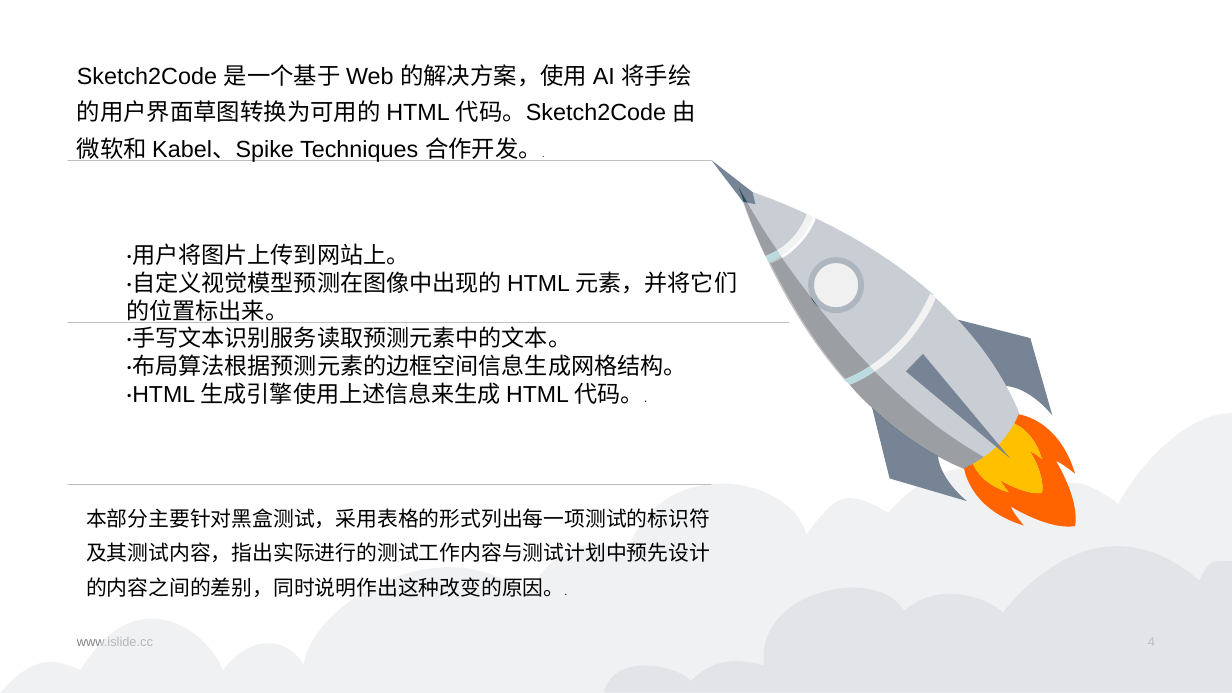
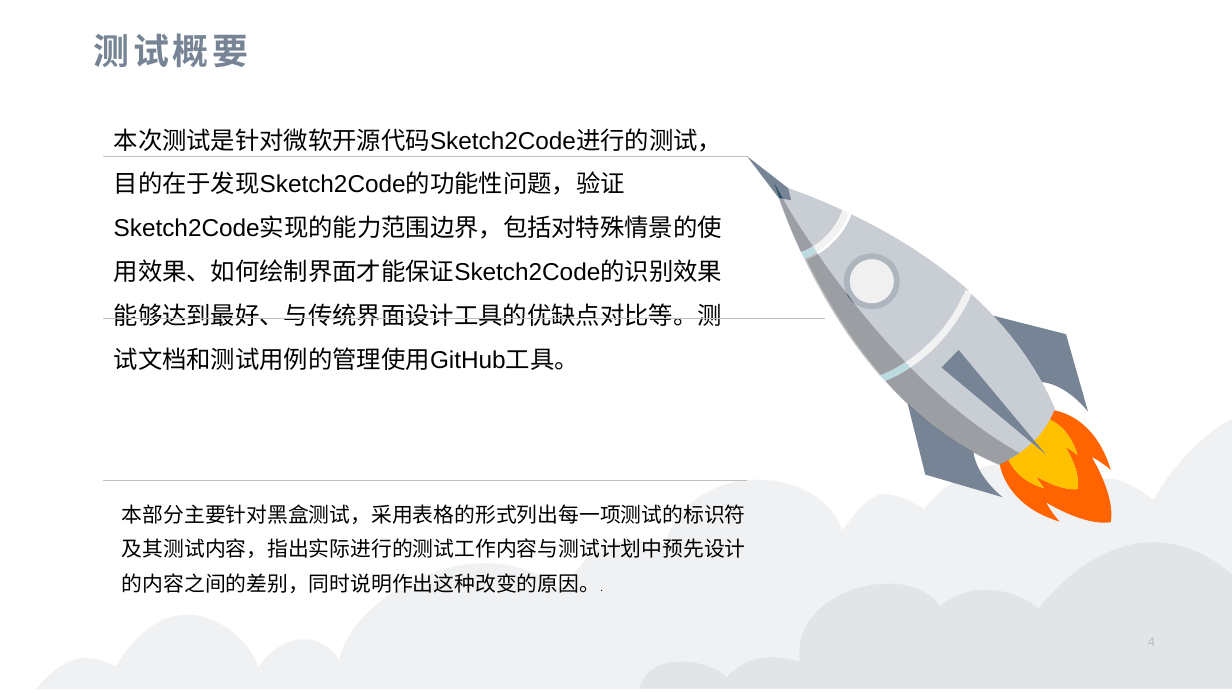
Before and after one commit to MSE-925/Sketch2codeTest, a slide deck: slide 4 of 现代软件工程最终(1).pptx. Drawn at 1232x693 pixels with LibreOffice and Linux fonts; fonts in the diff are those of the drawing. Boxes give left, top, right and bottom in pixels: in the first picture for what was removed or moved away, otherwise in the second. Text is boxed around its words. In the diff, an @@ line names an element or a change of style, - is before the commit and + after.

```diff
--- a/现代软件工程最终(1).pptx
+++ b/现代软件工程最终(1).pptx
@@ title added at (93, 33, 248, 67), 28 pt, text #778495, bold @@
+测试概要
@@ text at (114, 128, 722, 370): text changed; size 18.2 to 19 pt @@
-Sketch2Code 是一个基于 Web 的解决方案，使用 AI 将手绘的用户界面草图转换为可用的 HTML 代码。Sketch2Code 由微软和 Kabel、Spike Techniques 合作开发。.
+本次测试是针对微软开源代码Sketch2Code进行的测试，目的在于发现Sketch2Code的功能性问题，验证Sketch2Code实现的能力范围边界，包括对特殊情景的使用效果、如何绘制界面才能保证Sketch2Code的识别效果能够达到最好、与传统界面设计工具的优缺点对比等。测试文档和测试用例的管理使用GitHub工具。
@@ text removed at (126, 244, 737, 404) @@
-·用户将图片上传到网站上。
-·自定义视觉模型预测在图像中出现的 HTML 元素，并将它们的位置标出来。
-·手写文本识别服务读取预测元素中的文本。
-·布局算法根据预测元素的边框空间信息生成网格结构。
-·HTML 生成引擎使用上述信息来生成 HTML 代码。.
@@ 26 freeform shapes, 3 lines, 1 text: place and size @@
-26 freeform shapes, 3 lines, 1 text at (0, 160, 1232, 693)
+26 freeform shapes, 3 lines, 1 text at (36, 156, 1232, 689)
@@ text removed at (77, 637, 153, 646) @@
-www.islide.cc
```
Also in this commit, not shown: 5 other slides changed, 22 slides added, 10 slides removed, 1 other file.
